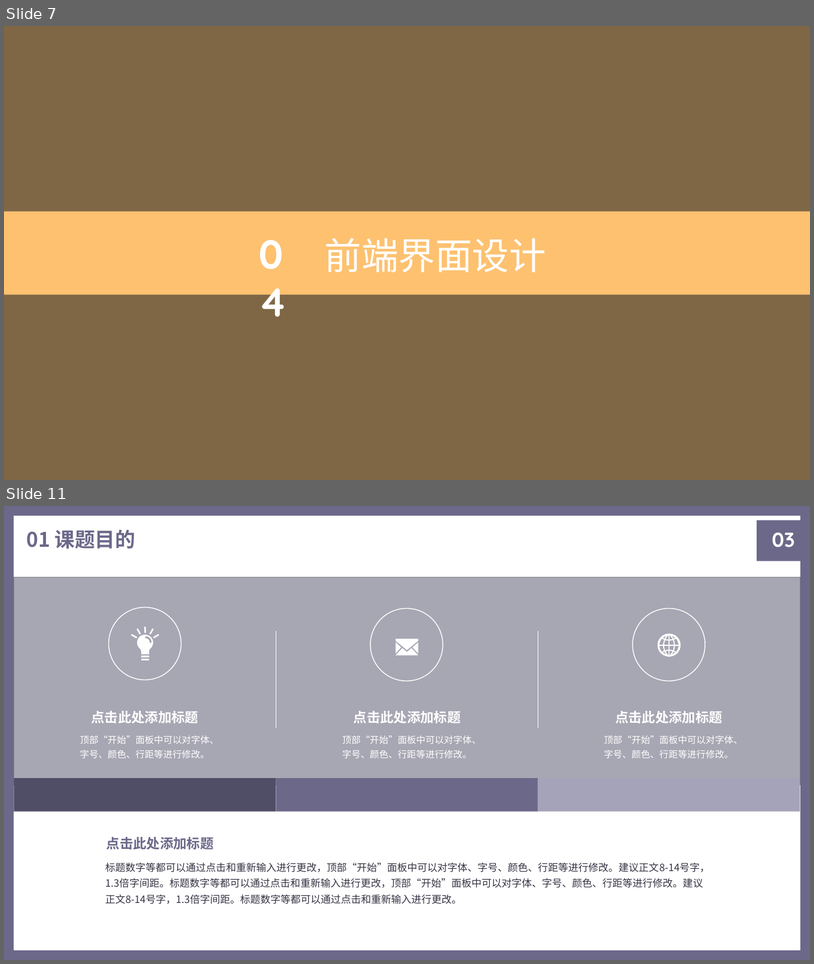
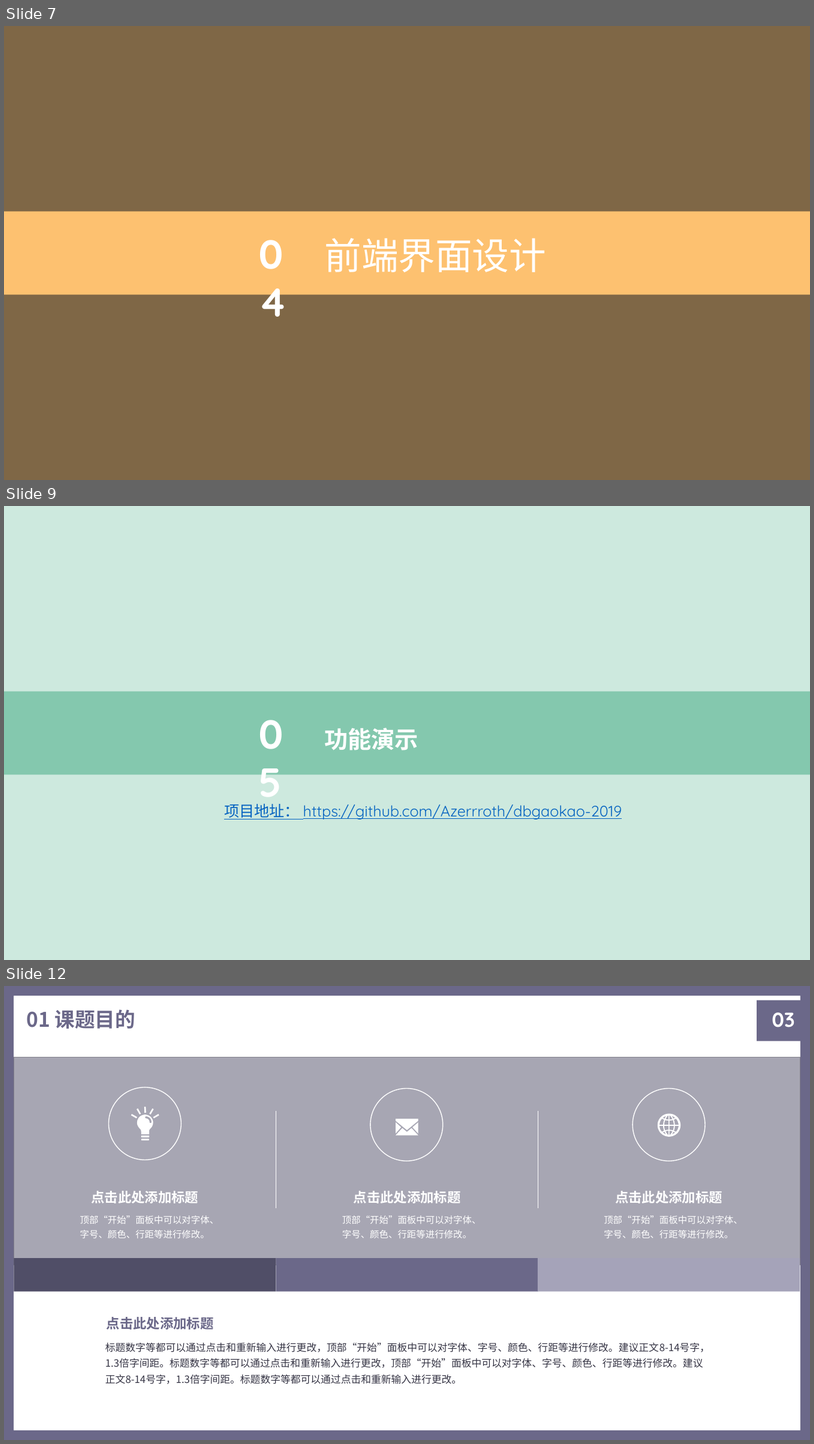
Before and after one commit to Azerrroth/dbgaokao-2019, a slide deck: 数据库展示.pptx. Shown one above the other, each under a label of ours: slides 7 and 11 before the commit, slides 7, 9 and 12 after it; the slides between them are not shown. The pictures are 814x964 and 814x1444 pixels, drawn with LibreOffice and Linux fonts; fonts in the diff are those of the drawing; grey boxes stand for pictures; background and template pictures are left out; a plain dark background stands for a picture behind light text. Boxes give left, top, right and bottom in pixels: in the first picture for what was removed or moved away, otherwise in the second. Text is boxed around its words. In the diff, an @@ line names an element or a change of style, - is before the commit and + after.

```diff
--- a/数据库展示.pptx
+++ b/数据库展示.pptx
@@ slide 9 added at (4,506,810,960), background picture (left out) @@
@@ rectangle added at (4,506,810,960), fill #84C8AE at 40% opacity @@
@@ rectangle added at (4,691,810,775), fill #84C8AE @@
@@ text added at (252,706,311,760), 48 pt, text #FFFFFF, bold @@
+05
@@ text added at (325,727,419,750), 28 pt, text #FFFFFF, bold @@
+功能演示
@@ text added at (224,804,623,819), 18 pt, text #0563C1, underline @@
+项目地址： https://github.com/Azerrroth/dbgaokao-2019
@@ what was slide 11 is now slide 12 @@
```
Also in this commit, not shown: 1 slide changed.
